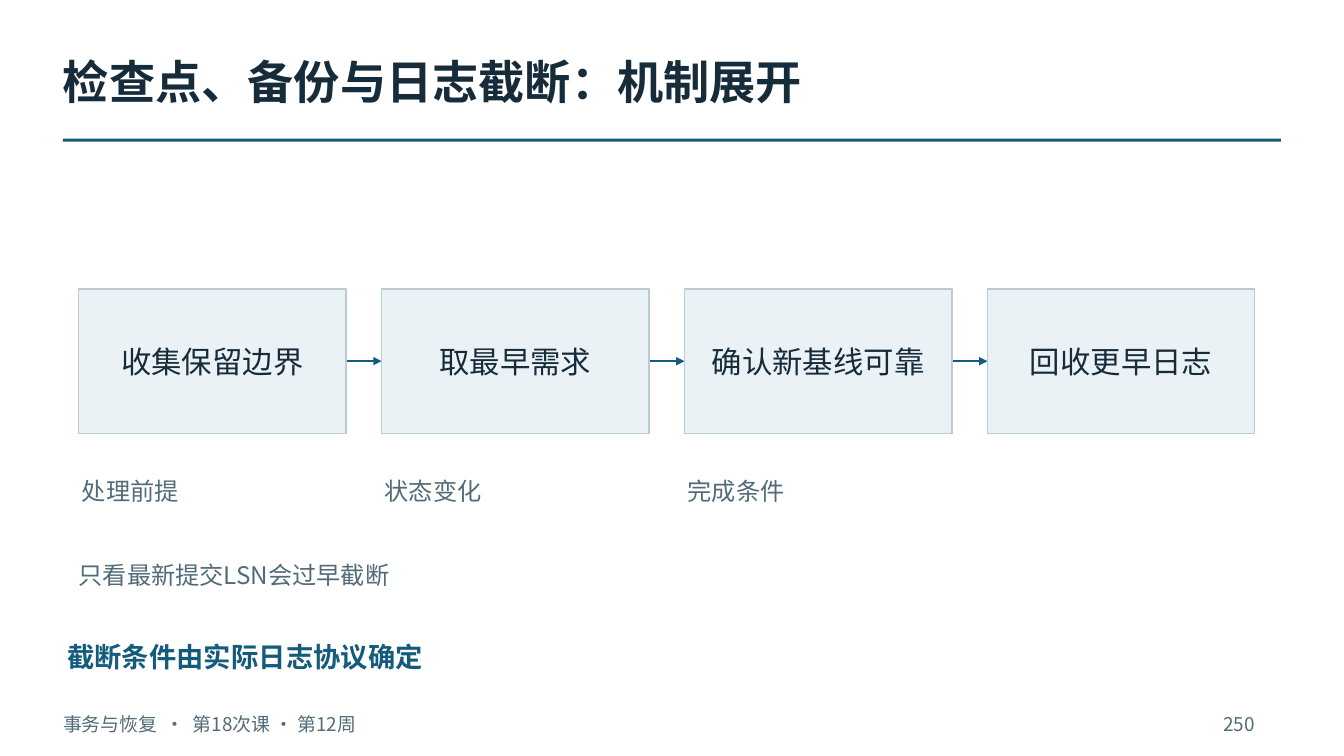
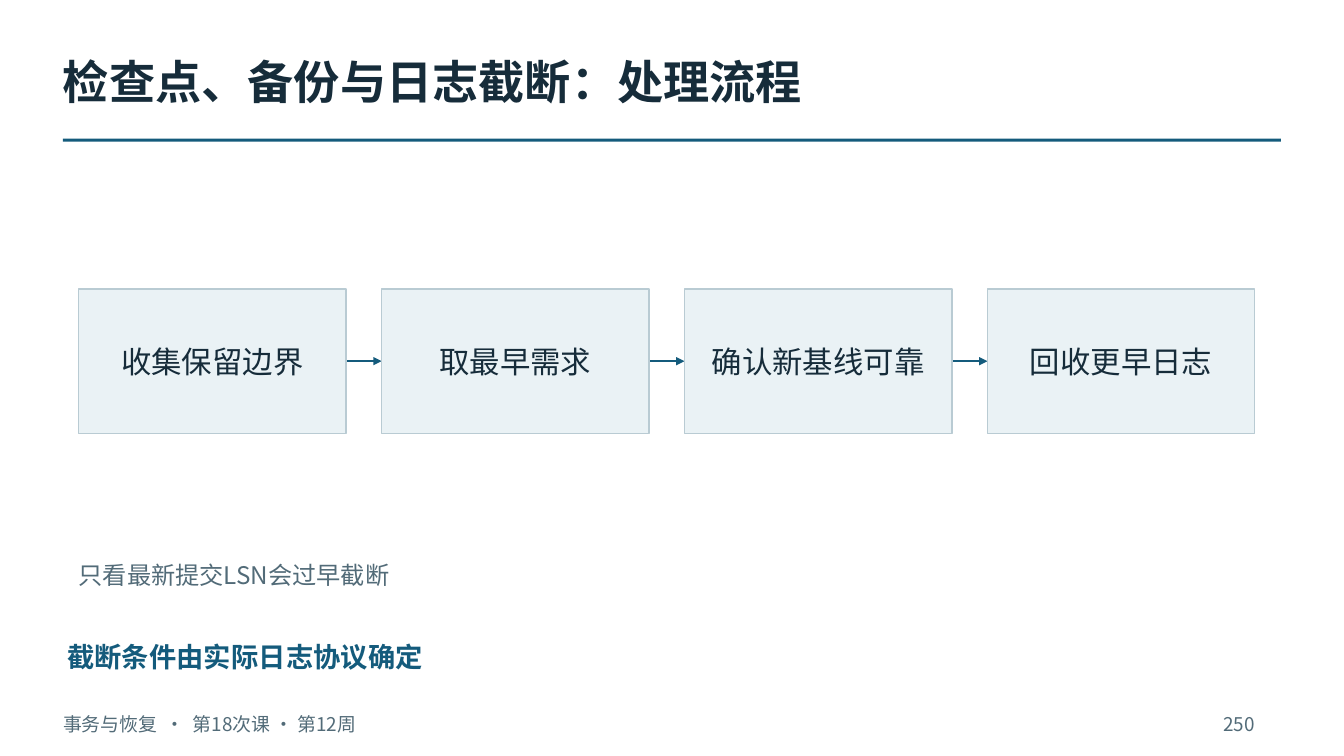
Before and after one commit to intellistream/database-kernel-course-student, a slide deck: slide 250 of 01_课件（第6版）/04_事务与恢复.pptx. Drawn at 1344x756 pixels with LibreOffice and Linux fonts; fonts in the diff are those of the drawing. Boxes give left, top, right and bottom in pixels: in the first picture for what was removed or moved away, otherwise in the second. Text is boxed around its words. In the diff, an @@ line names an element or a change of style, - is before the commit and + after.

```diff
--- a/01_课件（第6版）/04_事务与恢复.pptx
+++ b/01_课件（第6版）/04_事务与恢复.pptx
@@ text at (x1=63, y1=59, x2=802, y2=103): text changed @@
-检查点、备份与日志截断：机制展开
+检查点、备份与日志截断：处理流程
@@ text removed at (x1=82, y1=479, x2=179, y2=502) @@
-处理前提
@@ text removed at (x1=385, y1=479, x2=482, y2=502) @@
-状态变化
@@ text removed at (x1=688, y1=479, x2=785, y2=502) @@
-完成条件
```
Also in this commit, not shown: 184 other slides changed, 6 other files.
